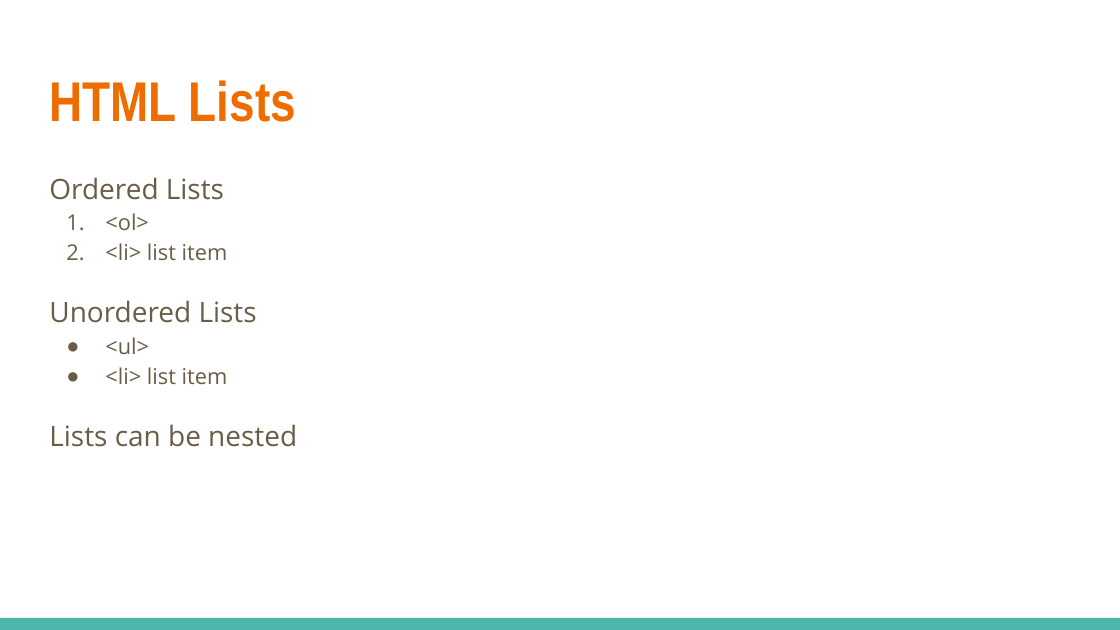
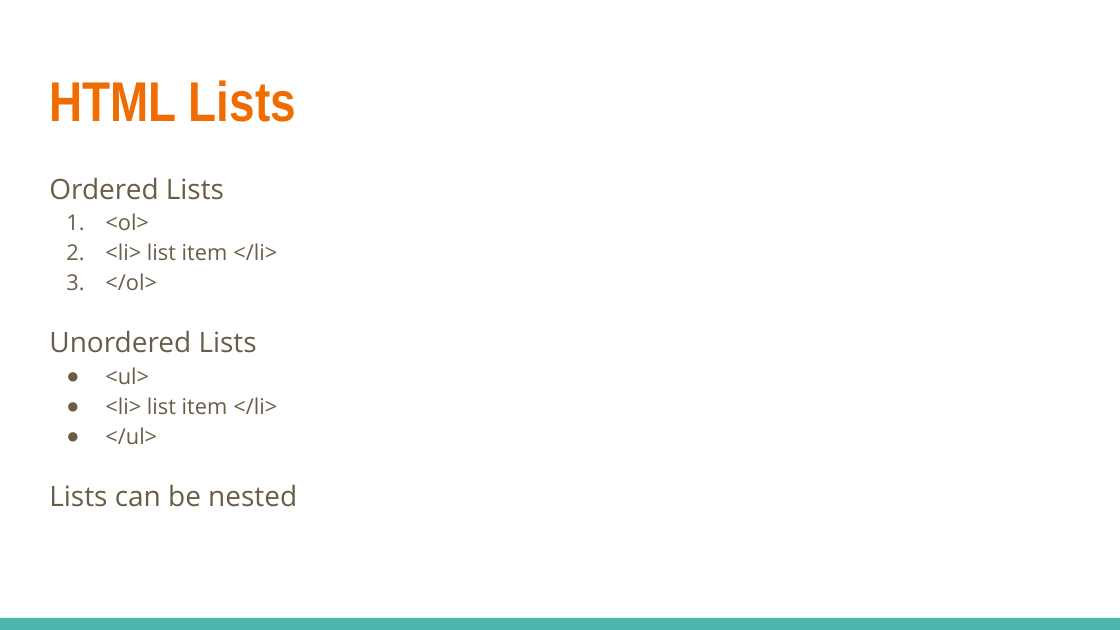
Before and after one commit to linkedin/high-school-trainee, a slide deck: slide 7 of Week_1/Lectures/1.3_HTML_and_CSS.pptx. Drawn at 1120x630 pixels with LibreOffice and Linux fonts; fonts in the diff are those of the drawing. Boxes give left, top, right and bottom in pixels: in the first picture for what was removed or moved away, otherwise in the second. Text is boxed around its words. In the diff, an @@ line names an element or a change of style, - is before the commit and + after.

```diff
--- a/Week_1/Lectures/1.3_HTML_and_CSS.pptx
+++ b/Week_1/Lectures/1.3_HTML_and_CSS.pptx
@@ text at [105, 243, 277, 290]: text changed @@
-2. <li> list item
+2. <li> list item </li>
+3. </ol>
@@ text at [105, 397, 277, 444]: text changed @@
-● <li> list item
+● <li> list item </li>
+● </ul>
```
Also in this commit, not shown: 12 other slides changed, 2 slides added, 17 other files.
